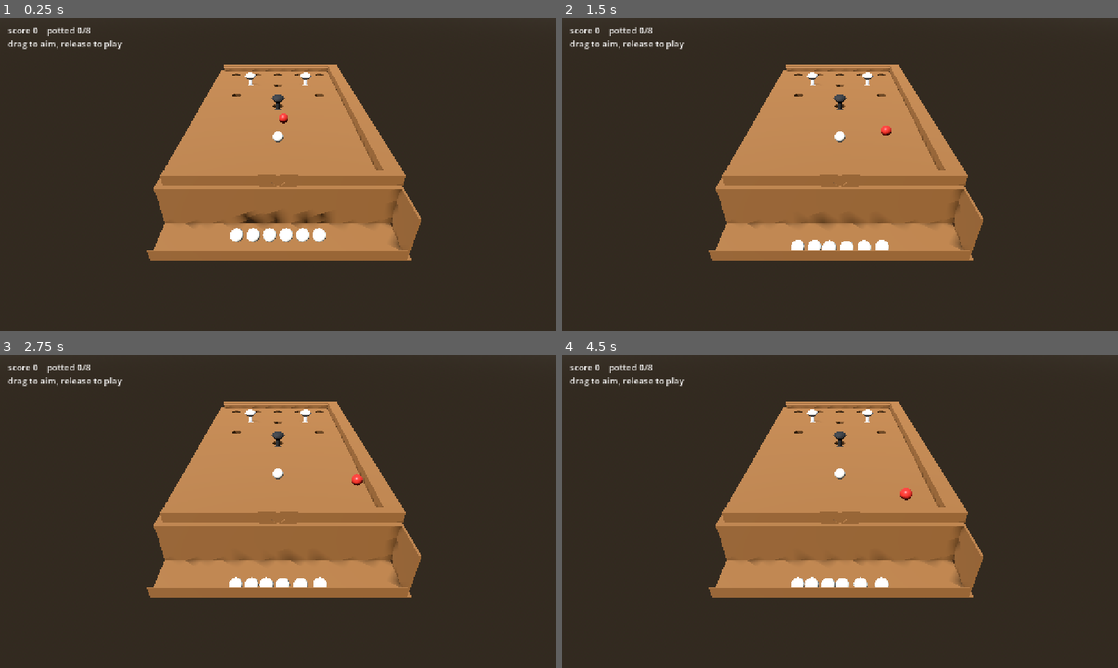
Above: before the commit, frames 1-4 (two rows, left to right).
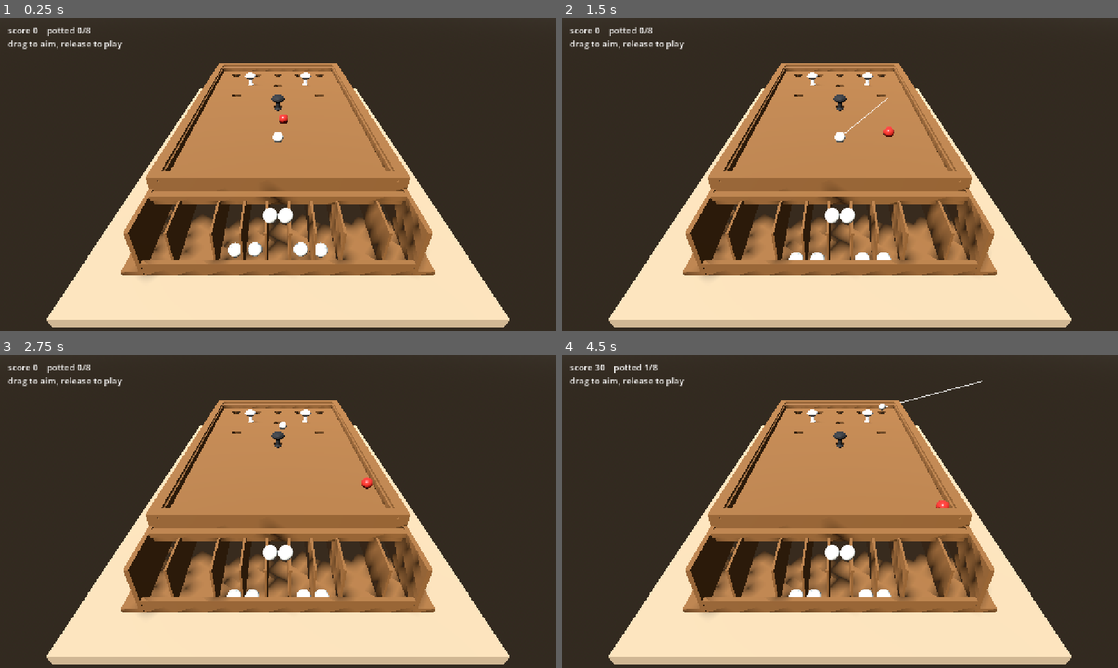
Above: after the commit, the same moments.

Repository: AidanJones/pocket_bar_billiards
Game: Godot game, scene res://main.tscn
The game is run twice, just before and just after one commit, with the same random seed, the same clock (stepped at 60 frames per second) and the same inputs.
Inputs (mouse positions are in pixels of both pictures, inside the frame that each line leads up to):
- Up to frame 1 (0.25 s): no input
- Up to frame 2 (1.5 s): move the mouse to (962, 158) at 0.52 s; click (962, 158) at 0.67 s; drag from (728, 190) to (812, 237) at 1.27 s
- Up to frame 3 (2.75 s): move the mouse to (333, 442) at 2.02 s; click (333, 442) at 2.17 s
- Up to frame 4 (4.5 s): drag from (812, 574) to (673, 464) at 2.77 s; move the mouse to (1006, 558) at 3.52 s; click (1006, 558) at 3.67 s; drag from (673, 464) to (756, 433) at 4.27 s

The runs differ from the first frame. In frame 1, 30% of the frame differs, in the area x 8-92%, y 14-99%; in frame 2, 30%; in frame 3, 30%; in frame 4, 30%, in the area x 6-92%, y 2-99%.
Error before the commit: Parse Error: Cannot infer the type of "hit" variable because the value doesn't have a set type. (res://scripts/cue.gd:43)

Commit message:
Run the game, and fix the bug it found
The Godot side now actually executes. Three GDScript type errors, then the
physics test had something to say.

Generator bug: place() mirrors a profile about its origin, and the left-hand
side walls, ledges and rails were mirrored but left at the right-hand
origin. Both side walls sat on the +X side and the left of the table was
open. The printed parts were unaffected -- each STL is centred on the plate
and the shape was right -- so it passed every geometry rule, fit the bed and
rendered plausibly. It showed up as balls leaving the table sideways.
check.py now requires every _left part to be the mirror image, in place, of
its _right twin, and the assembled table to be centred on x = 0.

Export: life size is now the printed table scaled up uniformly rather than
the generator re-run with a bigger ball. Wall thickness is set by the
nozzle, not the ball, so re-running at 47.6 mm gave a 48 mm ball 4 mm walls
to rattle around inside.

The game has to make two things explicit that real life implies: the desk
the table clamps to (the ramp's front edge is millimetres thick, and without
it balls sink through the tray) and lifting the time bar out of its slot
(the model has it fitted, which is where it goes when the game is over, and
it stops every returned ball dead).

Results: shared return 9 of 9 balls home. Sorted return 5 of 9 -- the five
holes that drop straight into a lane are fine, all four that need a chute
fail. The ball stops on the chute or is not pushed far enough and lands one
lane over; a 7 degree cross-slope gives a dropped ball no reason to roll
off it. Documented as not working; the lanes themselves are sound.

Co-Authored-By: Claude Opus 5 <noreply@anthropic.com>

Diff:
--- a/godot/assets/table_layout.json
+++ b/godot/assets/table_layout.json
@@ -4,36 +4,36 @@
  "player_at": "+Z",
  "ball_diameter": 0.0476,
  "ball_radius": 0.0238,
- "playing_width": 0.8,
- "playing_length": 1.42,
- "surface_y": 0.18779001451697633,
- "cushion_y": 0.21801601451697633,
+ "playing_width": 0.8000000000000002,
+ "playing_length": 1.4200000000000002,
+ "surface_y": 0.19261129878871222,
+ "cushion_y": 0.2228372987887122,
  "hole_radius": 0.02856,
  "holes": [
   {
    "score": 30,
-   "x": -0.3,
-   "z": -1.33
+   "x": -0.30000000000000004,
+   "z": -1.3300000000000003
   },
   {
    "score": 20,
-   "x": -0.15,
-   "z": -1.33
+   "x": -0.15000000000000002,
+   "z": -1.3300000000000003
   },
   {
    "score": 10,
    "x": 0.0,
-   "z": -1.33
+   "z": -1.3300000000000003
   },
   {
    "score": 20,
-   "x": 0.15,
-   "z": -1.33
+   "x": 0.15000000000000002,
+   "z": -1.3300000000000003
   },
   {
    "score": 30,
-   "x": 0.3,
-   "z": -1.33
+   "x": 0.30000000000000004,
+   "z": -1.3300000000000003
   },
   {
    "score": 100,
@@ -43,12 +43,12 @@
   {
    "score": 50,
    "x": -0.25,
-   "z": -0.9
+   "z": -0.9000000000000001
   },
   {
    "score": 50,
    "x": 0.25,
-   "z": -0.9
+   "z": -0.9000000000000001
   },
   {
    "score": 200,
@@ -58,32 +58,85 @@
  ],
  "d_spot": {
   "x": 0.0,
-  "z": -0.3
+  "z": -0.30000000000000004
  },
  "red_spot": {
   "x": 0.0,
   "z": -0.529
  },
- "d_radius": 0.06,
- "baulk_z": -0.3,
+ "d_radius": 0.060000000000000005,
+ "tray": {
+  "z0": 0.08958170078740159,
+  "z1": 0.25689382677165357,
+  "x0": -0.43111240944881896,
+  "x1": 0.43111240944881896
+ },
+ "bed_underside_y": 0.17012310981233425,
+ "baulk_z": -0.30000000000000004,
  "skittles": [
   {
    "colour": "black",
    "x": 0.0,
-   "z": -0.6729400000000001
+   "z": -0.6687269291338582
   },
   {
    "colour": "white",
-   "x": -0.178,
+   "x": -0.17800000000000002,
    "z": -1.09
   },
   {
    "colour": "white",
-   "x": 0.178,
+   "x": 0.17800000000000002,
    "z": -1.09
   }
  ],
- "skittle_cap_radius": 0.034,
- "return_lanes": [],
- "scale_vs_real": 1.0
+ "skittle_cap_radius": 0.03418204724409449,
+ "return_lanes": [
+  {
+   "score": 30,
+   "x0": -0.4310985826771654,
+   "x1": -0.33421196850393703
+  },
+  {
+   "score": 50,
+   "x0": -0.33421196850393703,
+   "x1": -0.19999496062992128
+  },
+  {
+   "score": 20,
+   "x0": -0.19999496062992128,
+   "x1": -0.11251590551181104
+  },
+  {
+   "score": 10,
+   "x0": -0.11251590551181104,
+   "x1": -0.03751779527559056
+  },
+  {
+   "score": 200,
+   "x0": -0.03751779527559056,
+   "x1": 0.03751779527559056
+  },
+  {
+   "score": 100,
+   "x0": 0.03751779527559056,
+   "x1": 0.11251590551181104
+  },
+  {
+   "score": 20,
+   "x0": 0.11251590551181104,
+   "x1": 0.19999496062992128
+  },
+  {
+   "score": 50,
+   "x0": 0.19999496062992128,
+   "x1": 0.33421196850393703
+  },
+  {
+   "score": 30,
+   "x0": 0.33421196850393703,
+   "x1": 0.4310985826771654
+  }
+ ],
+ "scale_vs_real": 0.2668
 }
--- a/godot/scripts/cue.gd
+++ b/godot/scripts/cue.gd
@@ -40,13 +40,13 @@
 			aiming = false
 			_strike()
 	elif event is InputEventMouseMotion and aiming:
-		var hit := _bed_point(event.position)
+		var hit: Variant = _bed_point(event.position)
 		if hit != null:
 			aim_to = hit
 
 
 ## Where the pointer is on the plane of the bed, or null if it misses.
-func _bed_point(screen: Vector2):
+func _bed_point(screen: Vector2) -> Variant:
 	var cam := get_viewport().get_camera_3d()
 	if cam == null:
 		return null
@@ -73,7 +73,8 @@
 	direction.y = 0.0
 	if direction.length_squared() < 1e-8:
 		return
-	var impulse := direction.normalized() * MAX_SPEED * clampf(power, 0.0, 1.0) * game.ball_mass
+	var mass: float = game.ball_mass
+	var impulse := direction.normalized() * MAX_SPEED * clampf(power, 0.0, 1.0) * mass
 	game.cue_ball.apply_central_impulse(impulse)
 
 
--- a/godot/scripts/game.gd
+++ b/godot/scripts/game.gd
@@ -23,6 +23,8 @@
 var cue_ball: RigidBody3D
 var score := 0
 var potted: Array = []
+var gate_down := false
+var _gate_parts: Array = []
 
 @onready var _hud := Label.new()
 
@@ -86,9 +88,46 @@
 	# The model's origin is the desk top it clamps to; lift it to bed height.
 	table.position.y = bed_height - float(layout["surface_y"])
 	add_child(table)
-	var colliders: int = TableLoaderScript.add_collision(table)
-	print("[table] %d trimesh colliders" % colliders)
+	# The gate is modelled dropped into its slot, which is where it sits when
+	# the game is over. Start with it lifted out, so balls can come home.
+	_gate_parts = TableLoaderScript.gate_parts(table)
+	var colliders: int = TableLoaderScript.add_collision(table, ["time_bar_gate"])
+	print("[table] %d trimesh colliders, %d gate part(s) lifted out" % [
+		colliders, _gate_parts.size()])
+	set_gate(false)
+	_build_desk()
 	_build_pockets()
+
+
+## The table clamps to the front edge of a desk, and the desk top is what
+## the return ramp actually rests on — the ramp's front edge is only a few
+## millimetres thick, so without it a ball arriving at speed sinks through
+## the tray and drops out of the world.
+func _build_desk() -> void:
+	var box: AABB = TableLoaderScript.bounds(table)
+	if box.size == Vector3.ZERO:
+		return
+	var top: float = table.position.y          # the model's own z = 0
+	var thickness := 0.04
+	var body := StaticBody3D.new()
+	body.name = "Desk"
+	var shape := CollisionShape3D.new()
+	var slab := BoxShape3D.new()
+	slab.size = Vector3(box.size.x + 0.30, thickness, box.size.z + 0.30)
+	shape.shape = slab
+	body.add_child(shape)
+	var view := MeshInstance3D.new()
+	var mesh := BoxMesh.new()
+	mesh.size = slab.size
+	view.mesh = mesh
+	var surface := StandardMaterial3D.new()
+	surface.albedo_color = Color(0.72, 0.62, 0.48)
+	surface.roughness = 0.8
+	view.material_override = surface
+	body.add_child(view)
+	body.position = Vector3(box.get_center().x, top - thickness * 0.5,
+		box.get_center().z)
+	add_child(body)
 
 
 func _build_pockets() -> void:
@@ -116,8 +155,10 @@
 	body.contact_monitor = true
 	body.max_contacts_reported = 4
 	var mat := PhysicsMaterial.new()
-	mat.bounce = 0.55
-	mat.friction = 0.25
+	# An acetal ball on a PLA ramp is fairly dead; 0.55 was lively enough to
+	# ricochet a ball into the corner of the tray and squeeze it out.
+	mat.bounce = 0.25
+	mat.friction = 0.3
 	body.physics_material_override = mat
 
 	var shape := CollisionShape3D.new()
@@ -196,6 +237,19 @@
 		score, potted.size(), balls.size()]
 
 
+## Drop the time bar in (or lift it out). With it down, potted balls stay
+## under the table and the game winds down — the pub table's end of play.
+func set_gate(down: bool) -> void:
+	gate_down = down
+	for part in _gate_parts:
+		part.visible = down
+		for child in part.get_children():
+			if child is StaticBody3D:
+				child.queue_free()
+		if down:
+			part.create_trimesh_collision()
+
+
 ## Used by the smoke test and by "reset".
 func settled() -> bool:
 	for b in balls:
--- a/godot/scripts/smoke_test.gd
+++ b/godot/scripts/smoke_test.gd
@@ -14,8 +14,11 @@
 ## Exits non-zero if a ball never reaches the tray, or lands in the wrong
 ## lane when the table was generated with --return sorted.
 
-const SETTLE_SECONDS := 6.0
+const SETTLE_SECONDS := 10.0      ## give up on a ball after this long
+const REST_SPEED := 0.015         ## m/s below which it counts as stopped
+const REST_HOLD := 0.4            ## ...and for how long, so a bounce is not rest
 const DROP_CLEARANCE := 0.05
+const WARMUP_FRAMES := 30         ## physics steps to settle before the first drop
 
 var game: Node3D
 var layout: Dictionary
@@ -26,6 +29,10 @@
 var probe: RigidBody3D
 var results: Array = []
 var started := false
+var still_for := 0.0
+var escaped_at := -1.0
+var escaped_from := Vector3.ZERO
+var warmup := 0
 
 
 func run(owner_game: Node3D) -> void:
@@ -38,8 +45,11 @@
 	for ball in game.balls:
 		ball.queue_free()
 	game.balls.clear()
+	# Let the engine settle before dropping anything. The first frame after a
+	# scene is built carries a large delta, and a ball integrated across it
+	# moves further than its own radius — straight through a wall. It is why
+	# only ever the first hole failed.
 	started = true
-	_next()
 
 
 func _next() -> void:
@@ -53,6 +63,8 @@
 	var hole: Dictionary = holes[index]
 	probe = _make_probe(Vector3(hole["x"], game.bed_height + DROP_CLEARANCE, hole["z"]))
 	elapsed = 0.0
+	still_for = 0.0
+	escaped_at = -1.0
 
 
 func _make_probe(at: Vector3) -> RigidBody3D:
@@ -60,9 +72,15 @@
 	body.mass = game.ball_mass
 	body.continuous_cd = true
 	var mat := PhysicsMaterial.new()
-	mat.bounce = 0.55
-	mat.friction = 0.25
+	# An acetal ball on a PLA ramp is fairly dead; 0.55 was lively enough to
+	# ricochet a ball into the corner of the tray and squeeze it out.
+	mat.bounce = 0.25
+	mat.friction = 0.3
 	body.physics_material_override = mat
+	# A 3 degree ramp barely moves a sleeping body, and Godot is keen to put
+	# a slow one to sleep — which would read as "it stopped here" when really
+	# it had not finished rolling.
+	body.can_sleep = false
 	var shape := CollisionShape3D.new()
 	var sphere := SphereShape3D.new()
 	sphere.radius = float(layout["ball_radius"])
@@ -74,11 +92,26 @@
 
 
 func _physics_process(delta: float) -> void:
-	if not started or probe == null:
+	if not started:
+		return
+	if warmup < WARMUP_FRAMES:
+		warmup += 1
+		if warmup == WARMUP_FRAMES:
+			_next()
+		return
+	if probe == null:
 		return
 	elapsed += delta
-	var at_rest := probe.linear_velocity.length() < 0.03
-	if elapsed > SETTLE_SECONDS or (at_rest and elapsed > 1.0):
+	# Note the first moment a ball leaves the footprint of the table: if one
+	# ends up on the floor, this says where it got out.
+	if escaped_at < 0.0 and not _inside_table(probe.global_position):
+		escaped_at = elapsed
+		escaped_from = probe.global_position
+	if probe.linear_velocity.length() < REST_SPEED:
+		still_for += delta
+	else:
+		still_for = 0.0
+	if elapsed > SETTLE_SECONDS or (still_for > REST_HOLD and elapsed > 1.0):
 		_record()
 		_next()
 
@@ -86,14 +119,32 @@
 func _record() -> void:
 	var hole: Dictionary = holes[index]
 	var pos: Vector3 = probe.global_position
-	var below: bool = pos.y < game.bed_height - float(layout["ball_radius"])
-	var lane := _lane_at(pos.x)
+	var tray: Dictionary = layout.get("tray", {})
+	var in_tray := false
+	if not tray.is_empty():
+		in_tray = (pos.z >= float(tray["z0"]) and pos.z <= float(tray["z1"])
+			and pos.x >= float(tray["x0"]) and pos.x <= float(tray["x1"])
+			and pos.y < game.bed_height)
 	results.append({
 		"score": int(hole["score"]),
 		"x": pos.x, "y": pos.y, "z": pos.z,
-		"below_bed": below,
-		"lane": lane,
+		"below_bed": pos.y < game.bed_height - float(layout["ball_radius"]),
+		"in_tray": in_tray,
+		"on_floor": pos.y < float(layout["ball_radius"]) * 2.0,
+		"lane": _lane_at(pos.x),
+		"seconds": elapsed,
+		"escaped_at": escaped_at,
+		"escaped_from": escaped_from,
 	})
+	if escaped_at >= 0.0:
+		print("[smoke]   ...left the table at t=%.2fs from (%+.3f, %+.3f, %+.3f)" % [
+			escaped_at, escaped_from.x, escaped_from.y, escaped_from.z])
+
+
+func _inside_table(p: Vector3) -> bool:
+	var half_w: float = float(layout["playing_width"]) * 0.5 + 0.06
+	var length: float = float(layout["playing_length"])
+	return absf(p.x) <= half_w and p.z <= 0.45 and p.z >= -length - 0.1
 
 
 ## Which return lane an X falls in, or 0 when the table has none.
@@ -107,19 +158,27 @@
 func _report() -> void:
 	var failures := 0
 	var sorted_return := lanes.size() > 0
-	print("[smoke] %-5s %-9s %-8s %s" % ["hole", "returned", "lane", "resting place (m)"])
+	print("[smoke] %-5s %-8s %-6s %-5s %s" % [
+		"hole", "where", "lane", "secs", "resting place (m)"])
 	for r in results:
-		var ok: bool = r["below_bed"]
+		var where := "tray"
+		if r["on_floor"]:
+			where = "FLOOR"
+		elif not r["in_tray"]:
+			where = "stuck" if r["below_bed"] else "ON BED"
+		var ok: bool = r["in_tray"]
 		var lane_note := "-"
 		if sorted_return:
 			lane_note = str(r["lane"])
 			ok = ok and r["lane"] == r["score"]
 		if not ok:
 			failures += 1
-		print("[smoke] %-5d %-9s %-8s (%+.3f, %+.3f, %+.3f) %s" % [
-			r["score"], "yes" if r["below_bed"] else "NO", lane_note,
-			r["x"], r["y"], r["z"], "" if ok else "  <-- FAIL"])
-	print("[smoke] %d of %d holes returned correctly" % [results.size() - failures, results.size()])
+		print("[smoke] %-5d %-8s %-6s %-5.1f (%+.3f, %+.3f, %+.3f)%s" % [
+			r["score"], where, lane_note, r["seconds"],
+			r["x"], r["y"], r["z"], "" if ok else "   <-- FAIL"])
+	print("[smoke] %d of %d balls reached the tray%s" % [
+		results.size() - failures, results.size(),
+		" in the right lane" if sorted_return else ""])
 	if failures > 0:
-		push_error("%d hole(s) did not return as designed" % failures)
+		push_error("%d ball(s) did not come home" % failures)
 	get_tree().quit(1 if failures > 0 else 0)
--- a/godot/scripts/table_loader.gd
+++ b/godot/scripts/table_loader.gd
@@ -41,13 +41,60 @@
 
 ## Walk the loaded table and give every mesh a static trimesh collider.
 ## Returns how many it made, so the smoke test can assert it is not zero.
-static func add_collision(root: Node) -> int:
+static func add_collision(root: Node, skip_prefixes: Array = []) -> int:
 	var made := 0
 	for node in _walk(root):
-		if node is MeshInstance3D and node.mesh != null:
-			node.create_trimesh_collision()
-			made += 1
+		if not (node is MeshInstance3D) or node.mesh == null:
+			continue
+		var skipped := false
+		for prefix in skip_prefixes:
+			if node.name.begins_with(prefix):
+				skipped = true
+				break
+		if skipped:
+			continue
+		node.create_trimesh_collision()
+		_make_solid_both_ways(node)
+		made += 1
 	return made
+
+
+## A ConcavePolygonShape3D only collides on the front of each triangle, so a
+## part whose winding came out mirrored is a one-way wall — a ball inside the
+## table passes straight through it. The left-hand parts are built by
+## mirroring the right-hand ones, so make every trimesh solid from both
+## sides rather than depending on which way a face happens to point.
+static func _make_solid_both_ways(node: Node) -> void:
+	for child in node.get_children():
+		if not (child is StaticBody3D):
+			continue
+		for shape_node in child.get_children():
+			if shape_node is CollisionShape3D and shape_node.shape is ConcavePolygonShape3D:
+				shape_node.shape.backface_collision = true
+
+
+## The time-bar gate, if the model has one. It is modelled sitting in its
+## slot — which is where it goes when the game is over — so the game lifts it
+## out at the start and drops it back in when time runs out.
+static func gate_parts(root: Node) -> Array:
+	var out: Array = []
+	for node in _walk(root):
+		if node is MeshInstance3D and node.name.begins_with("time_bar_gate"):
+			out.append(node)
+	return out
+
+
+## The table's overall extent, for sizing the desk it clamps to.
+static func bounds(root: Node) -> AABB:
+	var box := AABB()
+	var first := true
+	for node in _walk(root):
+		if not (node is MeshInstance3D) or node.mesh == null:
+			continue
+		var m: AABB = node.global_transform * node.mesh.get_aabb()
+		box = m if first else box.merge(m)
+		first = false
+	return box
 
 
 ## Hole positions come from the layout file rather than the mesh, because a
Binary file changed: godot/assets/table.glb
Not shown, changed: AGENTS.md
Not shown, changed: previews/felt_template_A4.pdf
